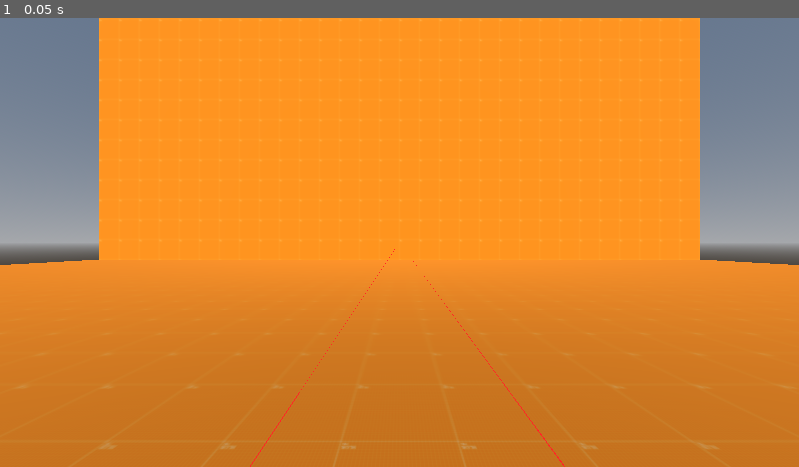
Above: before the commit, frame 1.
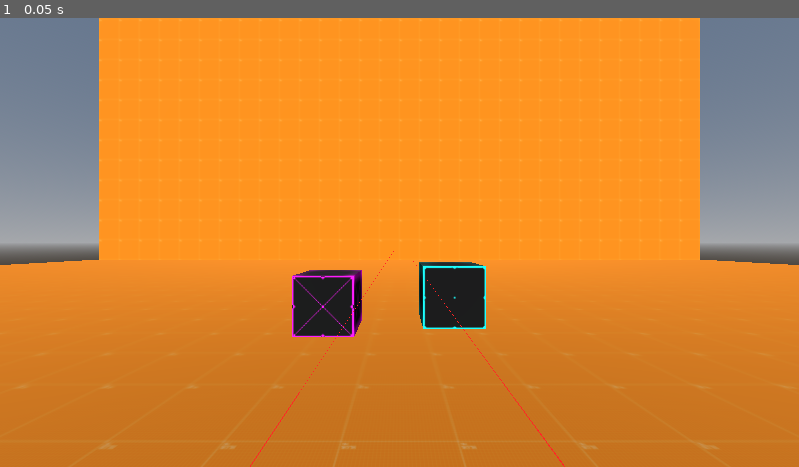
Above: after the commit, the same moment.

Repository: Noskcaj19/grapple-test
Game: Godot game, scene res://scenes/main.tscn
The game is run twice, just before and just after one commit, with the same random seed, the same clock (stepped at 60 frames per second) and the same inputs.
Inputs:
- Up to frame 1 (0.05 s): no input

The runs differ from the first frame. In frame 1, 2.5% of the frame differs, in the area x 36-61%, y 51-72%.

Commit message:
added killbox to main

Diff:
--- /dev/null
+++ b/scenes/Killbox.gd
@@ -0,0 +1,17 @@
+extends Area3D
+
+
+# Called when the node enters the scene tree for the first time.
+func _ready():
+	pass # Replace with function body.
+
+
+# Called every frame. 'delta' is the elapsed time since the previous frame.
+func _process(delta):
+	pass
+
+func _on_body_exited(body):
+	print("body")
+	print(body.to_string())
+	# Reload scene
+	get_tree().reload_current_scene()
--- a/scenes/main.tscn
+++ b/scenes/main.tscn
@@ -15,6 +15,13 @@
 [ext_resource type="PackedScene" uid="uid://bvi3ewagrbyb4" path="res://scenes/LeftHandUI.tscn" id="9_hfmw0"]
 [ext_resource type="PackedScene" uid="uid://i6t1hvxfla7" path="res://scenes/LeftActionHandler.tscn" id="10_ov7cj"]
 [ext_resource type="PackedScene" uid="uid://cnbh8wvacxdyg" path="res://scenes/pistol.tscn" id="10_uqgmu"]
+[ext_resource type="PackedScene" uid="uid://ckbyymss4oog6" path="res://scenes/Grapple Tile.tscn" id="16_j826l"]
+[ext_resource type="PackedScene" uid="uid://b7vwdwxm8qvyg" path="res://scenes/Non-Grapple Tile.tscn" id="17_k5yu4"]
+[ext_resource type="PackedScene" uid="uid://qxgc7gbn162h" path="res://scenes/Level1.tscn" id="18_0rwny"]
+[ext_resource type="Script" path="res://scenes/Killbox.gd" id="19_gqhjd"]
+
+[sub_resource type="CapsuleShape3D" id="CapsuleShape3D_nvf05"]
+radius = 0.4
 
 [sub_resource type="ProceduralSkyMaterial" id="ProceduralSkyMaterial_g37nn"]
 
@@ -79,6 +86,9 @@
 [sub_resource type="BoxShape3D" id="BoxShape3D_lerc8"]
 size = Vector3(60, 1, 60)
 
+[sub_resource type="BoxShape3D" id="BoxShape3D_hu5xw"]
+size = Vector3(350, 150, 250)
+
 [node name="Main" type="Node3D"]
 script = ExtResource("1_gwmyc")
 
@@ -111,7 +121,8 @@
 distance = 1000.0
 
 [node name="MovementGrapple" parent="XROrigin3D/LeftHand" instance=ExtResource("8_d0qs5")]
-grapple_length = 100000.0
+winch_speed = 20.0
+grapple_button_action = "trigger_touch"
 
 [node name="UIHandWindow" parent="XROrigin3D/LeftHand" instance=ExtResource("8_ic85i")]
 transform = Transform3D(1, 0, 0, 0, 0.92388, 0.382683, 0, -0.382683, 0.92388, 0.25, 0.15, 0)
@@ -141,8 +152,15 @@
 show_target = true
 distance = 1000.0
 
+[node name="MovementDirect" parent="XROrigin3D/RightHand" instance=ExtResource("5_xvi8n")]
+
 [node name="PlayerBody" parent="XROrigin3D" instance=ExtResource("7_0g1nu")]
+collision_layer = 524800
 player_radius = 0.7
+
+[node name="CollisionShape3D" type="CollisionShape3D" parent="XROrigin3D/PlayerBody"]
+transform = Transform3D(1, 0, 0, 0, 1, 0, 0, 0, 1, 0, 1.00849, 0)
+shape = SubResource("CapsuleShape3D_nvf05")
 
 [node name="DirectionalLight3D" type="DirectionalLight3D" parent="."]
 transform = Transform3D(1, 0, 0, 0, 0.938776, 0.344528, 0, -0.344528, 0.938776, 0, 4.04726, 3.14195)
@@ -308,6 +326,7 @@
 
 [node name="Floor" type="StaticBody3D" parent="."]
 collision_layer = 17
+metadata/grappleable = true
 
 [node name="MeshInstance3D" type="MeshInstance3D" parent="Floor"]
 mesh = SubResource("PlaneMesh_75d5g")
@@ -315,3 +334,22 @@
 [node name="CollisionShape3D" type="CollisionShape3D" parent="Floor"]
 transform = Transform3D(1, 0, 0, 0, 1, 0, 0, 0, 1, 0, -0.5, 0)
 shape = SubResource("BoxShape3D_lerc8")
+
+[node name="Grapple Tile" parent="." instance=ExtResource("16_j826l")]
+transform = Transform3D(1, 0, 0, 0, 1, 0, 0, 0, 1, 0.879021, 0.82057, -5.16414)
+
+[node name="Non-Grapple Tile" parent="." instance=ExtResource("17_k5yu4")]
+transform = Transform3D(1, 0, 0, 0, 1, 0, 0, 0, 1, -1.24385, 0.659027, -5.24731)
+
+[node name="Level1" parent="." instance=ExtResource("18_0rwny")]
+transform = Transform3D(-0.0139797, 0, -0.999902, 0, 1, 0, 0.999902, 0, -0.0139797, -47.2744, 9.21167, -1.05638)
+
+[node name="Area3D" type="Area3D" parent="."]
+transform = Transform3D(1, 0, 0, 0, 1, 0, 0, 0, 1, 9.95589, 38.0687, 36.8297)
+collision_layer = 512
+script = ExtResource("19_gqhjd")
+
+[node name="CollisionShape3D" type="CollisionShape3D" parent="Area3D"]
+shape = SubResource("BoxShape3D_hu5xw")
+
+[connection signal="body_exited" from="Area3D" to="Area3D" method="_on_body_exited"]
Not shown: 1 places in scenes/main.tscn that only renumber resources
